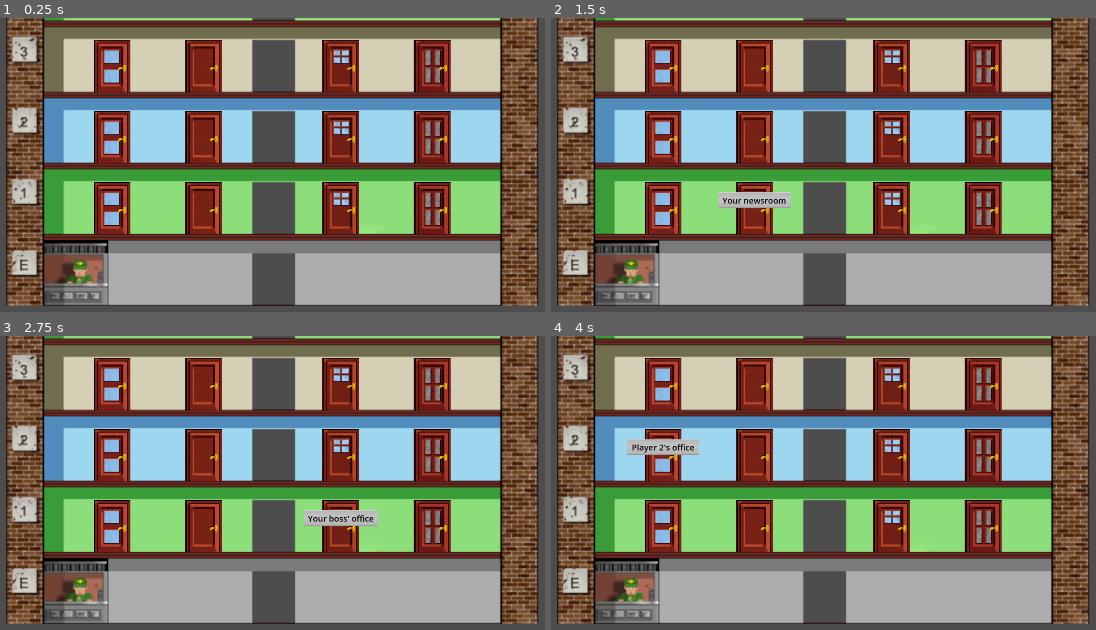
Above: before the commit, frames 1-4 (two rows, left to right).
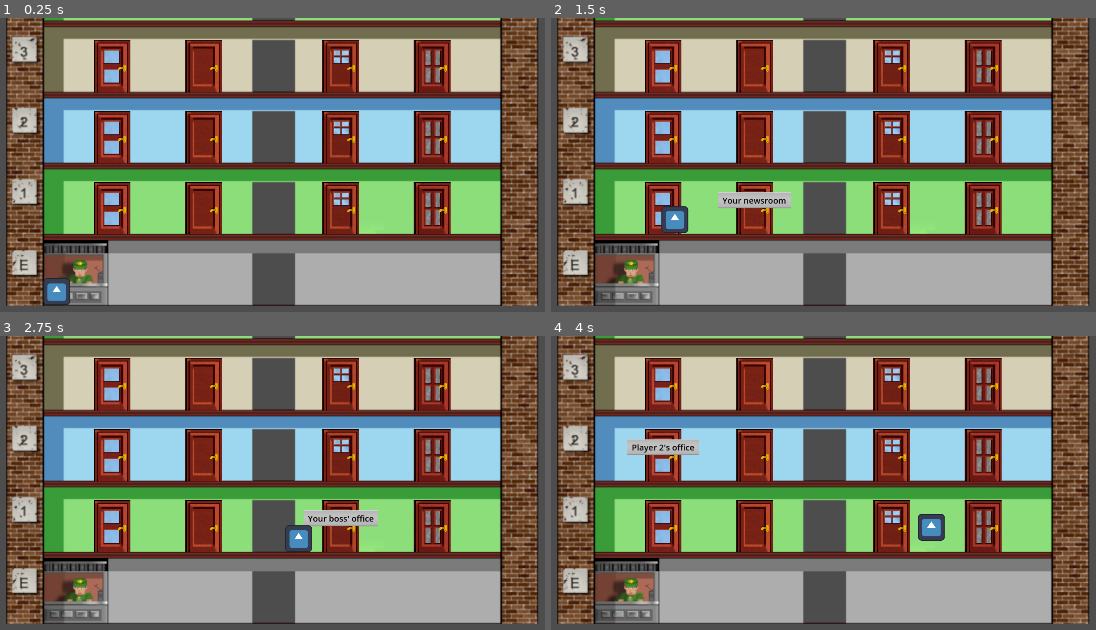
Above: after the commit, the same moments.

Repository: Gitter-MI/4.3-test-project
Game: Godot game, scene res://Main.tscn
Same seed, same stepped clock (60 frames per second), same inputs: the game is played once before the commit and once after it. The engine's default icon, where the game draws it, is replaced by a stand-in: a white triangle on a blue panel in a dark square.
Inputs (mouse positions are in pixels of both pictures, inside the frame that each line leads up to):
- Up to frame 1 (0.25 s): no input
- Up to frame 2 (1.5 s): tap Enter at 0.5 s; move the mouse to (665, 209) at 0.52 s; click (665, 209) at 0.67 s; move the mouse to (752, 209) at 1.27 s; click (752, 209) at 1.42 s
- Up to frame 3 (2.75 s): move the mouse to (343, 527) at 2.02 s; click (343, 527) at 2.17 s
- Up to frame 4 (4 s): move the mouse to (981, 527) at 2.77 s; click (981, 527) at 2.92 s; move the mouse to (665, 456) at 3.52 s; click (665, 456) at 3.67 s

The runs differ from the first frame. In frame 1, 0.4% of the frame differs, in the area x 7-13%, y 88-98%; in frame 2, 0.5%, in the area x 20-26%, y 63-74%; in frame 3, 0.4%; in frame 4, 0.4%.

Commit message:
Basic Player Sprite movement logic

Diff:
--- a/Floor.tscn
+++ b/Floor.tscn
@@ -13,3 +13,4 @@
 shape = SubResource("RectangleShape2D_sb7ux")
 
 [node name="Marker2D" type="Marker2D" parent="."]
+visible = false
--- a/Main.tscn
+++ b/Main.tscn
@@ -1,13 +1,12 @@
 [gd_scene load_steps=4 format=3 uid="uid://dauc0o8e2gap3"]
 
 [ext_resource type="PackedScene" uid="uid://w0gcr70gjsy3" path="res://Building.tscn" id="1_avx81"]
-[ext_resource type="PackedScene" uid="uid://bnwlyobcdo1lq" path="res://Sprite.tscn" id="2_1vbnd"]
-[ext_resource type="Script" path="res://sprite.gd" id="3_gsbds"]
+[ext_resource type="PackedScene" uid="uid://bnwlyobcdo1lq" path="res://Player.tscn" id="2_1vbnd"]
+[ext_resource type="Script" path="res://player.gd" id="3_gsbds"]
 
-[node name="Node2D" type="Node2D"]
+[node name="Main" type="Node2D"]
 
 [node name="Building" parent="." instance=ExtResource("1_avx81")]
 
-[node name="Sprite" parent="." instance=ExtResource("2_1vbnd")]
-visible = false
+[node name="Player" parent="." instance=ExtResource("2_1vbnd")]
 script = ExtResource("3_gsbds")
--- a/Sprite.tscn
+++ b/Player.tscn
@@ -2,8 +2,8 @@
 
 [ext_resource type="Texture2D" uid="uid://bdp34bau47jjh" path="res://icon.svg" id="1_n8pss"]
 
-[node name="Sprite" type="Node2D"]
+[node name="Player" type="Node2D"]
 
 [node name="Sprite2D" type="Sprite2D" parent="."]
-position = Vector2(143, 306)
+scale = Vector2(0.5, 0.5)
 texture = ExtResource("1_n8pss")
--- a/building.gd
+++ b/building.gd
@@ -3,9 +3,7 @@
 
 # Preload the single floor scene
 const FLOOR_SCENE = preload("res://Floor.tscn")  # Update the path to your single floor scene
-
 const DOOR_DATA_RESOURCE = preload("res://DoorData.tres")
-
 const NUM_FLOORS = 14  # Total number of floors
 
 func _ready():
@@ -31,7 +29,7 @@
 			push_warning("Failed to instantiate floor number " + str(floor_number))
 
 func instantiate_floor(floor_number):
-	print("instantiate_floor")  # Debug print
+	# print("instantiate_floor")  # Debug # print
 	var floor_instance = FLOOR_SCENE.instantiate()
 	if not floor_instance:
 		push_warning("Failed to instantiate floor scene")
@@ -42,8 +40,7 @@
 
 	# Construct the expected image path
 	var image_path = "res://Building/Floors/Floor_" + str(floor_number) + ".png"
-	print("Constructed image path: " + image_path)  # Debug print
-
+	# print("Constructed image path: " + image_path)  # Debug # print
 	floor_instance.floor_image_path = image_path
 
 	# Now add the floor instance to the scene tree
--- a/floor.gd
+++ b/floor.gd
@@ -10,18 +10,30 @@
 
 const DOOR_SCENE = preload("res://Door.tscn")  # Preload the Door scene
 
+# Class-level constant for boundaries
+const BOUNDARIES = {
+	"x1": 0.0695,  # Left boundary
+	"x2": 0.929,   # Right boundary
+	"y1": 0.0760,  # Top boundary
+	"y2": 0.9941   # Bottom boundary
+}
+
+
 func _ready():
+	add_to_group("floors")
 	# Get the FloorSprite node
 	floor_sprite = $FloorSprite
 	# Set the floor image
 	set_floor_image(floor_image_path)
 	# Configure collision shape
 	configure_collision_shape()
+	collision_layer = 1
 	# Configure marker
 	configure_marker()
+	add_to_group("floors")
 
 func set_floor_image(image_path: String):
-	print("Attempting to load image from path: " + image_path)  # Debug print
+	# print("Attempting to load image from path: " + image_path)  # Debug # print
 	if image_path.is_empty():
 		push_warning("Image path is empty!")
 		return
@@ -29,7 +41,7 @@
 	var texture = load(image_path)
 	if texture:
 		floor_sprite.texture = texture
-		print("Successfully loaded texture for floor " + str(floor_number))
+		# print("Successfully loaded texture for floor " + str(floor_number))
 	else:
 		push_error("Failed to load floor image at path: " + image_path)
 		# Try to verify if the file exists
@@ -40,24 +52,19 @@
 			print("File does not exist at path: " + image_path)
 
 func configure_collision_shape():
+	# Set the collision layer to 1 (first bit)
+	collision_layer = 1
 	var collision_shape = $CollisionShape2D
 	if not (floor_sprite and collision_shape):
 		push_warning("Missing nodes for collision shape configuration")
 		return
 
-	var boundary = {
-		"x1": 0.0695,  # Left boundary
-		"x2": 0.929,   # Right boundary
-		"y1": 0.0760,  # Top boundary
-		"y2": 0.9941,  # Bottom boundary
-	}
-
 	var sprite_width = floor_sprite.texture.get_width() * floor_sprite.scale.x
 	var sprite_height = floor_sprite.texture.get_height() * floor_sprite.scale.y
-	var collision_width = (boundary.x2 - boundary.x1) * sprite_width
-	var collision_height = (boundary.y2 - boundary.y1) * sprite_height
-	var delta_x = ((boundary.x1 + boundary.x2) / 2 - 0.5) * sprite_width
-	var delta_y = ((boundary.y1 + boundary.y2) / 2 - 0.5) * sprite_height
+	var collision_width = (BOUNDARIES.x2 - BOUNDARIES.x1) * sprite_width
+	var collision_height = (BOUNDARIES.y2 - BOUNDARIES.y1) * sprite_height
+	var delta_x = ((BOUNDARIES.x1 + BOUNDARIES.x2) / 2 - 0.5) * sprite_width
+	var delta_y = ((BOUNDARIES.y1 + BOUNDARIES.y2) / 2 - 0.5) * sprite_height
 
 	var rectangle_shape = RectangleShape2D.new()
 	rectangle_shape.extents = Vector2(collision_width / 2, collision_height / 2)
--- /dev/null
+++ b/player.gd
@@ -0,0 +1,116 @@
+# player.gd
+extends Node2D
+
+var target_position: Vector2
+var speed: float = 400.0  # Adjust the speed as needed
+
+func _ready():
+	set_initial_position()
+	# Initialize the target position to the player's current position after setting global_position
+	target_position = global_position
+
+func set_initial_position():
+	# Find floor 0 from the "floors" group
+	var floors = get_tree().get_nodes_in_group("floors")
+	for building_floor in floors:
+		if building_floor.floor_number == 0:
+			# Get collision bounds of floor 0
+			var edges = get_collision_bounds(building_floor)
+			var left_edge_x = edges.left
+			var _right_edge_x = edges.right
+			var _top_edge_y = edges.top
+			var bottom_edge_y = edges.bottom
+
+			# Get the player's sprite dimensions
+			var sprite_width = $Sprite2D.texture.get_width() * $Sprite2D.scale.x
+			var sprite_height = $Sprite2D.texture.get_height() * $Sprite2D.scale.y
+
+			# Set the player's starting position
+			global_position = Vector2(
+				left_edge_x + sprite_width / 2,  # Align left edge of sprite with left edge of collision area
+				bottom_edge_y - sprite_height / 2   # Place bottom of sprite at top edge of collision area
+			)
+			# Break the loop once floor 0 is found and position is set
+			break
+
+func get_collision_bounds(building_floor):
+	# Get the floor's global position and transform
+	var floor_transform = building_floor.global_transform
+
+	# Get the collision shape of the floor
+	var collision_shape = building_floor.get_node("CollisionShape2D")
+	var rectangle_shape = collision_shape.shape as RectangleShape2D
+	var collision_extents = rectangle_shape.extents
+
+	# Calculate the collision area's edges using the floor's transform
+	var center = floor_transform * collision_shape.position
+
+	# Create a dictionary with all edges
+	var edges = {
+		"left": center.x - collision_extents.x,
+		"right": center.x + collision_extents.x,
+		"top": center.y - collision_extents.y,
+		"bottom": center.y + collision_extents.y
+	}
+
+	return edges
+
+func adjust_click_position(building_floor, click_position):
+	# Get collision bounds of the floor
+	var edges = get_collision_bounds(building_floor)
+
+	# Get the player's sprite dimensions
+	var sprite_width = $Sprite2D.texture.get_width() * $Sprite2D.scale.x
+	var sprite_height = $Sprite2D.texture.get_height() * $Sprite2D.scale.y
+
+	# Adjust x-position based on sprite width to keep the sprite within the collision area
+	var adjusted_x = click_position.x
+	if click_position.x < edges.left + sprite_width / 2:
+		adjusted_x = edges.left + sprite_width / 2
+	elif click_position.x > edges.right - sprite_width / 2:
+		adjusted_x = edges.right - sprite_width / 2
+
+	# The y-position is set to align the bottom of the sprite with the top edge of the collision area
+	var adjusted_y = edges.bottom - sprite_height / 2
+
+	return Vector2(adjusted_x, adjusted_y)
+
+func _process(delta):
+	# Only move the player if the target position is different from the current position
+	if global_position != target_position:
+		# Calculate the direction vector to the target position
+		var direction = (target_position - global_position).normalized()
+		var distance = global_position.distance_to(target_position)
+
+		# Move the player if not at the target position
+		if distance > 1:
+			global_position += direction * speed * delta
+		else:
+			global_position = target_position  # Snap to the target position when close enough
+
+func _input(event):
+	# Detect mouse click events
+	if event is InputEventMouseButton and event.button_index == MOUSE_BUTTON_LEFT and event.pressed:
+		# Create the physics query
+		var query = PhysicsPointQueryParameters2D.new()
+		query.position = event.position
+		query.collision_mask = 1
+		query.collide_with_areas = true  # Important! Detect Area2D nodes
+		query.collide_with_bodies = false  # We only want to detect areas
+
+		# Get the physics state and perform the intersection test
+		var space_state = get_world_2d().direct_space_state
+		var results = space_state.intersect_point(query)
+
+		# Check if we hit any floor areas
+		var floor_clicked = false
+		if results.size() > 0:
+			for result in results:
+				if result.collider.is_in_group("floors"):
+					floor_clicked = true
+					var building_floor = result.collider
+					# Adjust the click position
+					target_position = adjust_click_position(building_floor, event.position)
+					break
+		if not floor_clicked:
+			print("outside area")
--- a/sprite.gd
+++ /dev/null
@@ -1,21 +0,0 @@
-extends Node2D
-
-# Movement configuration
-const MOVE_SPEED: float = 350.0  # Pixels per second
-const RESET_POSITION_X: float = 140.0  # X position to reset to
-const MAX_POSITION_X: float = 1000.0  # X position limit
-
-# Called when the node enters the scene tree for the first time.
-func _ready() -> void:
-	# Ensure initial position is set
-	position.x = RESET_POSITION_X
-	position.y = 300
-
-# Called every frame. 'delta' is the elapsed time since the previous frame.
-func _process(delta: float) -> void:
-	# Move sprite to the right
-	position.x += MOVE_SPEED * delta
-
-	# Check if sprite has reached the position limit
-	if position.x >= MAX_POSITION_X:
-		position.x = RESET_POSITION_X
Not shown, added: docs/doc8.rtf
Not shown, added: docs/doc9.rtf
